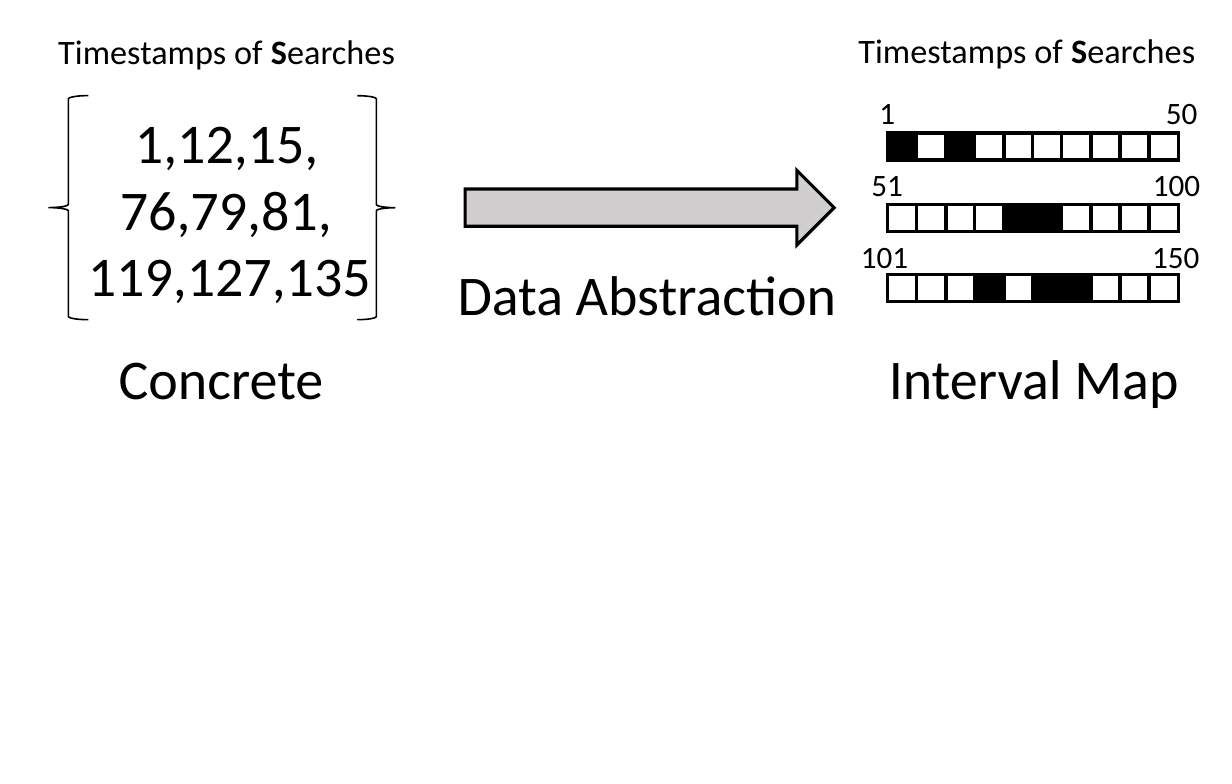
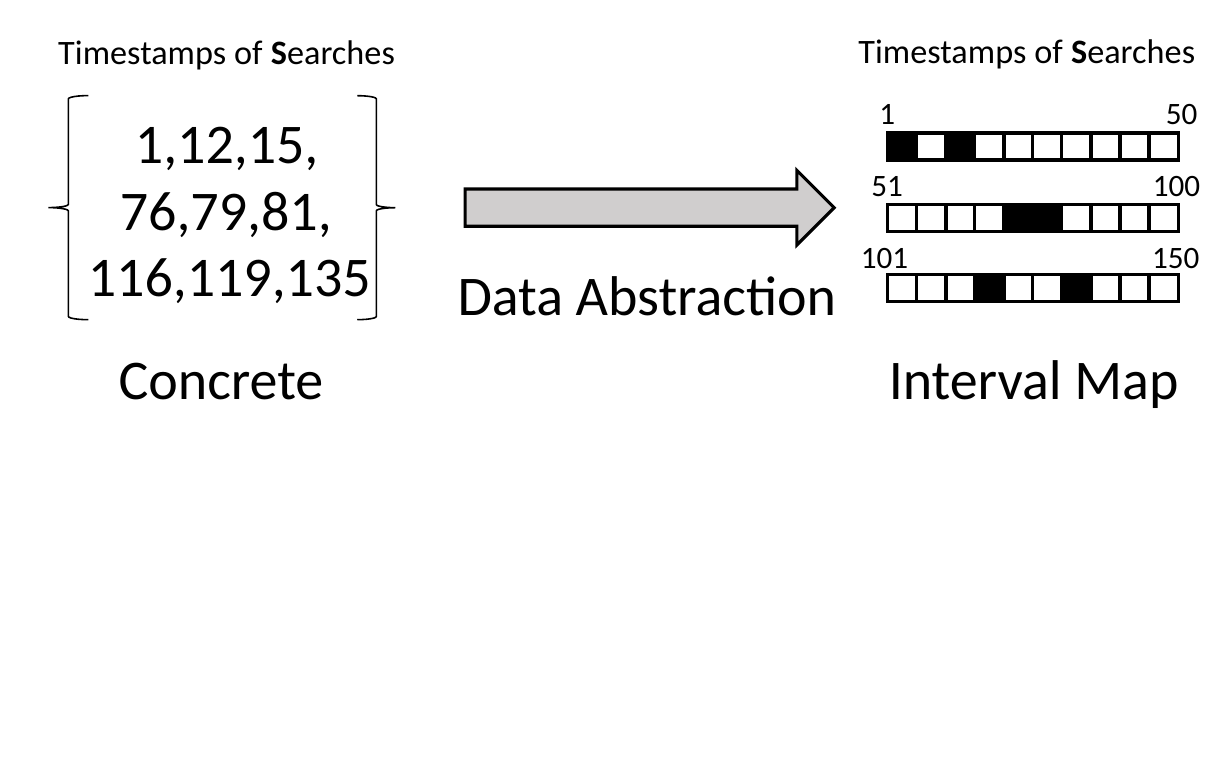
Before and after one commit to daniellupei/abstract_pattern_matching, a slide deck: slide 1 of graphs/motivation.pptx. Drawn at 1232x784 pixels with LibreOffice and Linux fonts; fonts in the diff are those of the drawing. Boxes give left, top, right and bottom in pixels: in the first picture for what was removed or moved away, otherwise in the second. Text is boxed around its words. In the diff, an @@ line names an element or a change of style, - is before the commit and + after.

```diff
--- a/graphs/motivation.pptx
+++ b/graphs/motivation.pptx
@@ text at [88,258,371,303]: text changed @@
-119,127,135
+116,119,135
@@ rectangle at [1033,276,1062,302]: fill #000000 to #FFFFFF @@
```
Also in this commit, not shown: 2 other files.
